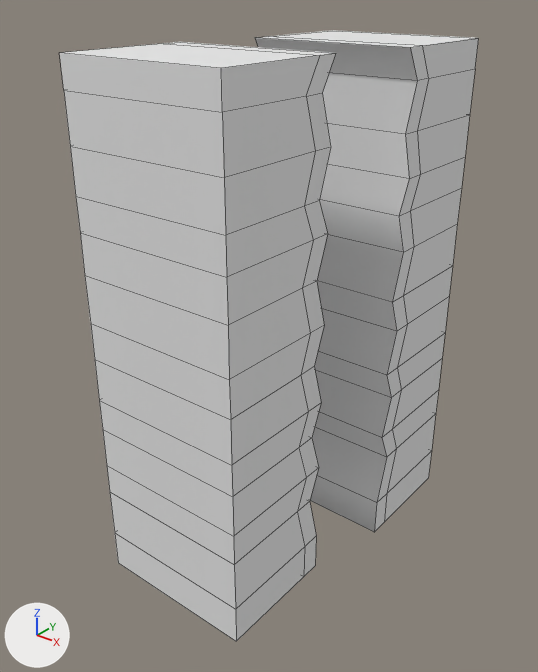
The OBJ model Space Core/Assets/Resources/Models/Environment/Level 1/Dirt Wall.obj, before and after one commit.
The view is the same before and after, from a camera (50 mm lens) standing at (20.2, -26.1, 14.8) and looking at (0.1, -0.9, -0.9). Every picture has the same lights, and +X, +Y and +Z are marked at lower left. Mesh edges are drawn as thin lines. Where no turn or scale is listed for an object, it has been applied to the vertices.

Script lines for the objects in view, before the commit:
```python
me_dirt_wall = bpy.data.meshes.new('Dirt Wall')
me_dirt_wall.from_pydata(...)  # 168 vertices, 164 faces; spans x -4.0..5.0, y -8.1..8.1, z -12.2..12.2
me_dirt_wall.materials.append(mat_initialshadinggroup)  # white #e7e7e7
ob_dirt_wall = bpy.data.objects.new('Dirt Wall', me_dirt_wall)
ob_dirt_wall.location = (0.0, 0.0, 0.0)
```
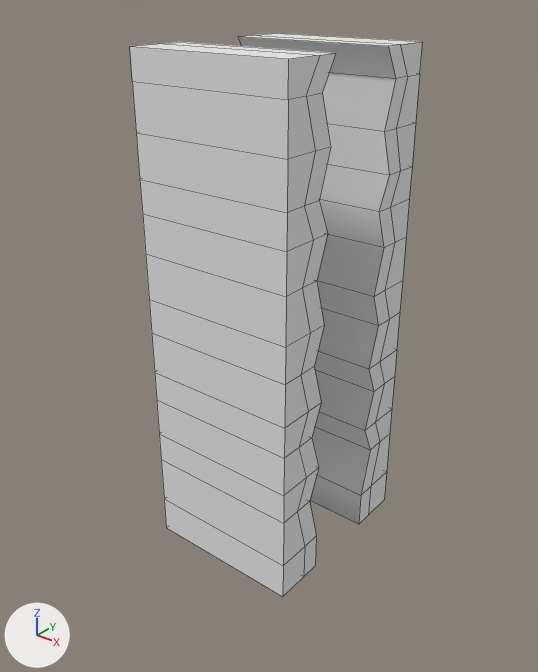
Commit message: Updated dirt wall

Changed parts and their boxes (x1, y1, x2, y2) in the pictures (538 x 672 px; the box of a moved part takes in the faces that stretch with it):
'Dirt Wall', reshaped (30% narrower, 8% shorter)
    before: (60, 30, 479, 642)
    after: (130, 33, 423, 597)
part 1 of me_dirt_wall, moved or reshaped
    before: (270, 30, 479, 522)
    after: (253, 33, 423, 515)
part 2 of me_dirt_wall, moved or reshaped
    before: (255, 36, 429, 532)
    after: (238, 35, 408, 524)
part 3 of me_dirt_wall, moved or reshaped
    before: (60, 45, 292, 642)
    after: (130, 45, 292, 597)

The change, as a list of edits to the scene's bpy script:
```text
Change me_dirt_wall:
    where me_dirt_wall.from_pydata(...)  # 168 vertices, 164 faces; spans x -4.0..5.0, y -8.1..8.1, z -12.2..12.2
    used by ob_dirt_wall; location = (0.0, 0.0, 0.0)
    me_dirt_wall part 1: all 28 vertices in x -3.0..5.0, y 8.1, z -12.2..12.2 are moved by (-1.0, -3.4, 0.0)
    me_dirt_wall part 2: all 56 vertices in x -3.0..5.0, y 1.9..3.7, z -12.2..12.2 are moved by (-1.0, 0.0, 0.0)
    me_dirt_wall part 3: all 28 vertices in x -4.0..4.0, y -8.1, z -12.2..12.2 are moved by (0.0, 3.4, 0.0)
```
